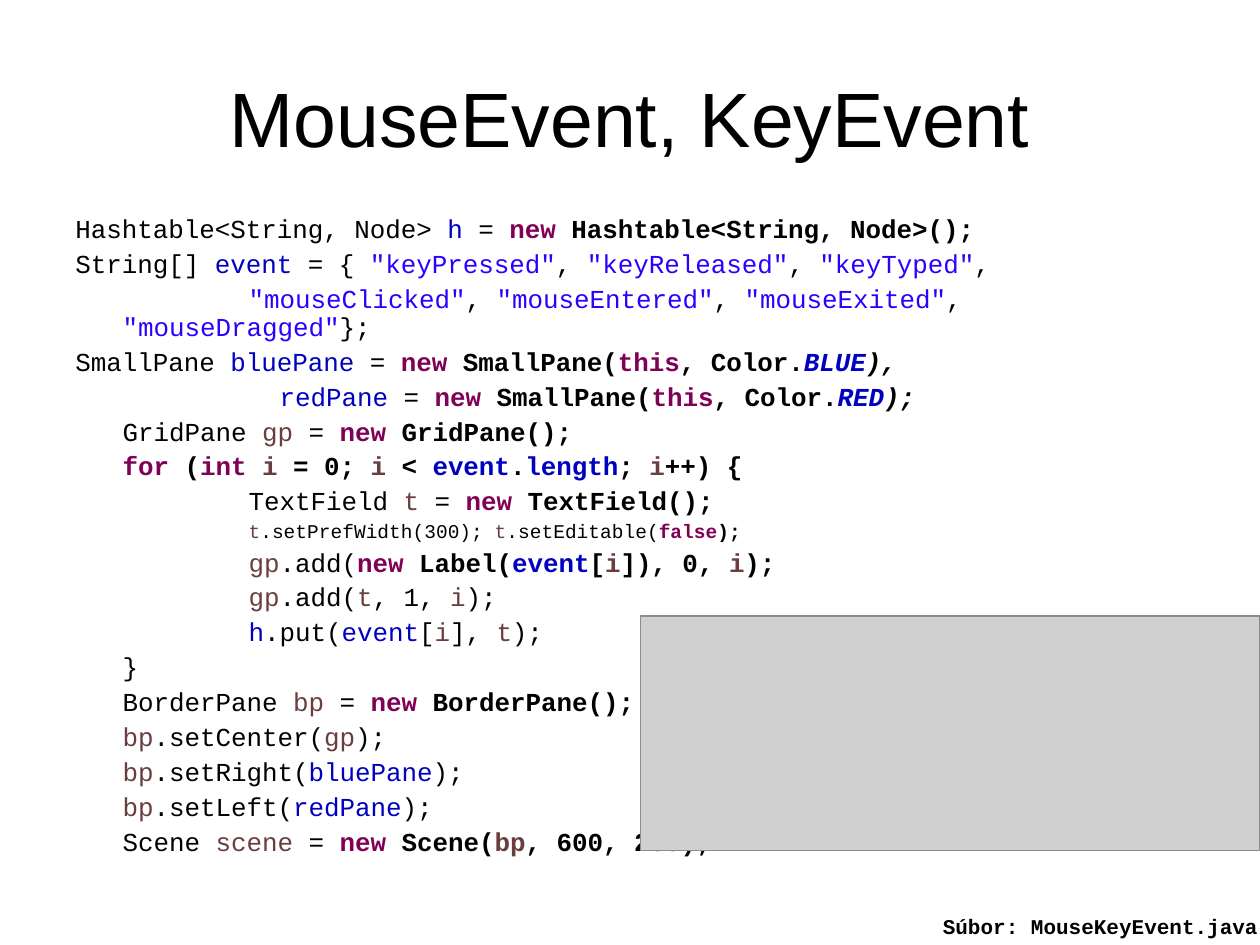
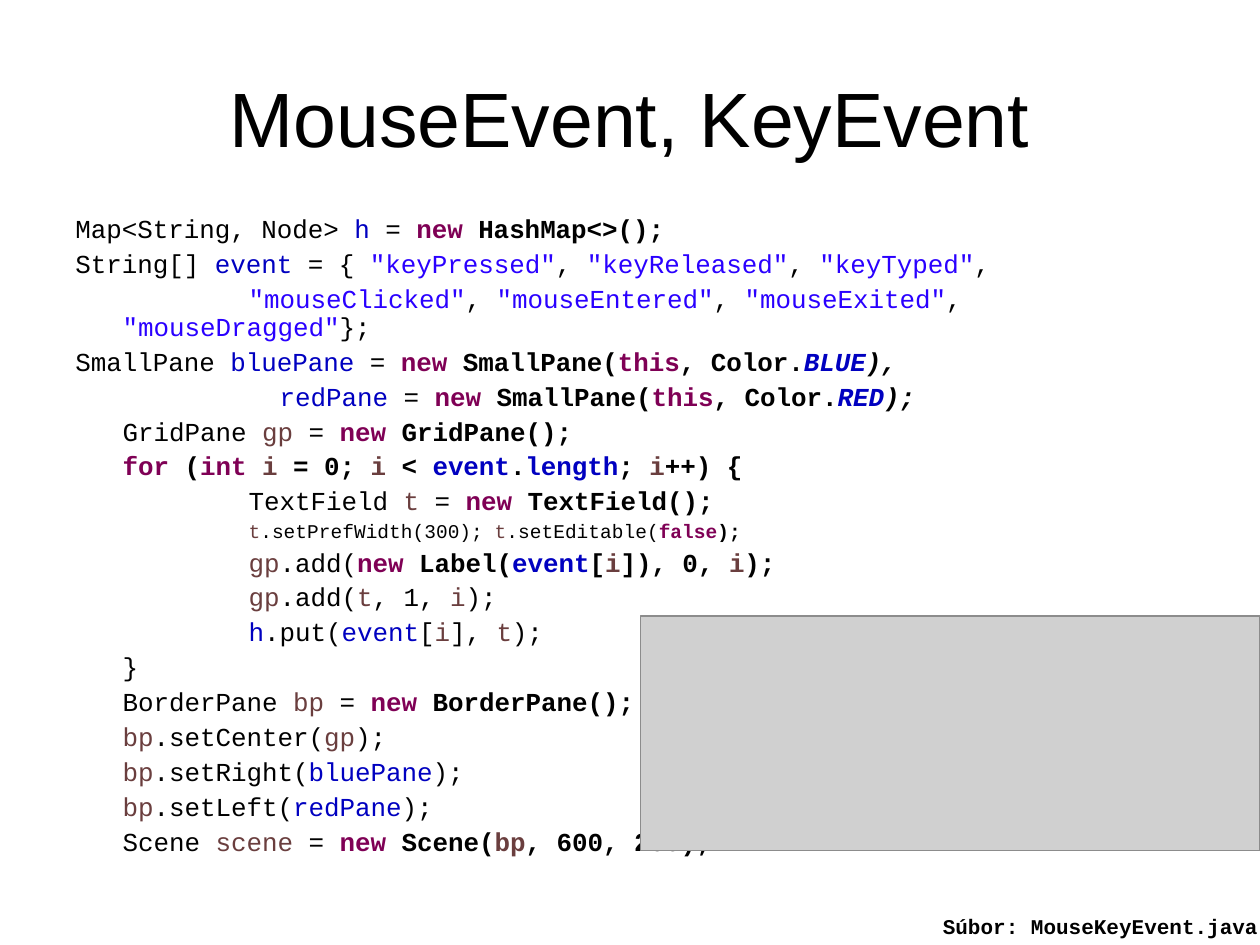
Before and after one commit to Programovanie4/Prednasky, a slide deck: slide 17 of 11/11_java.ppt. Drawn at 1260x945 pixels with LibreOffice and Linux fonts; fonts in the diff are those of the drawing; grey boxes stand for pictures. Boxes give left, top, right and bottom in pixels: in the first picture for what was removed or moved away, otherwise in the second. Text is boxed around its words. In the diff, an @@ line names an element or a change of style, - is before the commit and + after.

```diff
--- a/11/11_java.ppt
+++ b/11/11_java.ppt
@@ text at <box>75,219,664,244</box>: text changed; bold off @@
-Hashtable<String, Node> h = new Hashtable<String, Node>();
+Map<String, Node> h = new HashMap<>();
```
Also in this commit, not shown: 4 other slides changed, 1 slide added, 1 other file.
